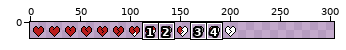
Two states of a sprite sheet, sprites/heart.png. The first picture is a wide view before the edit; the outline marks the close-up.
Close-up. The starting point:
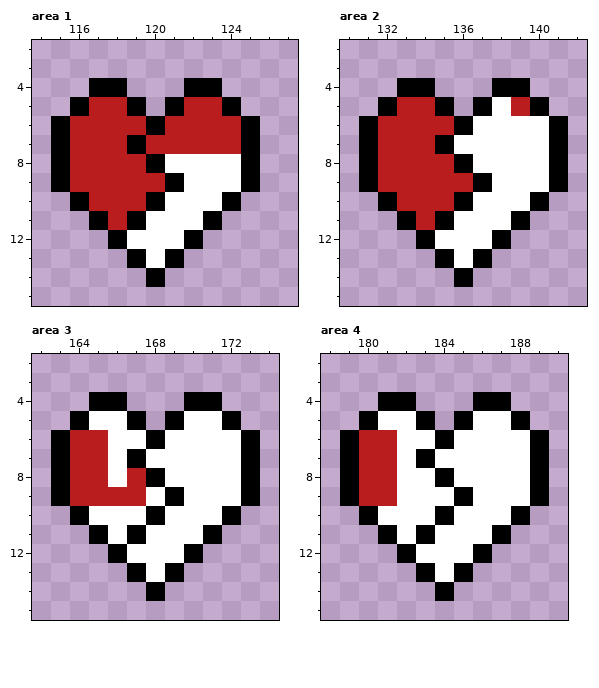
The file is 208x16 pixels. Shown: area 1: x 114..127, y 2..15; area 2: x 130..142, y 2..15; area 3: x 162..174, y 2..15; area 4: x 178..190, y 2..15. The old version is drawn lined up with the new one, on the new canvas. The commit also changed other parts of the picture, which this record leaves out.
The same view after the edit:
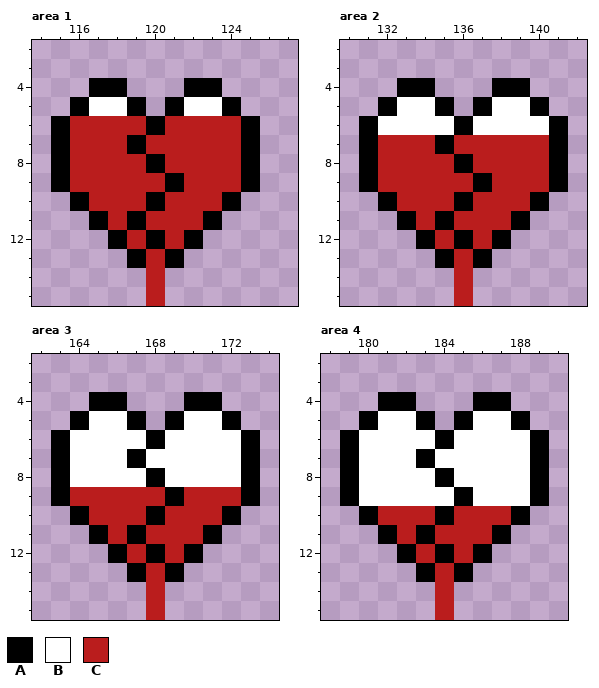
Palette (. is transparent): A #000000  B #ffffff  C #ba1d1d
What changed:
canvas 208x16 -> 304x16
--- area 1
@@ x 114..127 @@
  4 ...AA...AA....
- 5 ..ACCA.ACCA...
+ 5 ..ABBA.ABBA...
  6 .ACCCCACCCCA..
  7 .ACCCACCCCCA..
- 8 .ACCCCABBBBA..
- 9 .ACCCCCABBBA..
-10 ..ACCCABBBA...
-11 ...ACABBBA....
-12 ....ABBBA.....
-13 .....ABA......
-14 ......A.......
-15 ..............
+ 8 .ACCCCACCCCA..
+ 9 .ACCCCCACCCA..
+10 ..ACCCACCCA...
+11 ...ACACCCA....
+12 ....ACACA.....
+13 .....ACA......
+14 ......C.......
+15 ......C.......
--- area 2
@@ x 130..142 @@
  4 ...AA...AA...
- 5 ..ACCA.ABCA..
- 6 .ACCCCABBBBA.
- 7 .ACCCABBBBBA.
- 8 .ACCCCABBBBA.
- 9 .ACCCCCABBBA.
-10 ..ACCCABBBA..
-11 ...ACABBBA...
-12 ....ABBBA....
-13 .....ABA.....
-14 ......A......
-15 .............
+ 5 ..ABBA.ABBA..
+ 6 .ABBBBABBBBA.
+ 7 .ACCCACCCCCA.
+ 8 .ACCCCACCCCA.
+ 9 .ACCCCCACCCA.
+10 ..ACCCACCCA..
+11 ...ACACCCA...
+12 ....ACACA....
+13 .....ACA.....
+14 ......C......
+15 ......C......
--- area 3
@@ x 162..174 @@
  5 ..ABBA.ABBA..
- 6 .ACCBBABBBBA.
- 7 .ACCBABBBBBA.
- 8 .ACCBCABBBBA.
- 9 .ACCCCBABBBA.
-10 ..ABBBABBBA..
-11 ...ABABBBA...
-12 ....ABBBA....
-13 .....ABA.....
-14 ......A......
-15 .............
+ 6 .ABBBBABBBBA.
+ 7 .ABBBABBBBBA.
+ 8 .ABBBBABBBBA.
+ 9 .ACCCCCACCCA.
+10 ..ACCCACCCA..
+11 ...ACACCCA...
+12 ....ACACA....
+13 .....ACA.....
+14 ......C......
+15 ......C......
--- area 4
@@ x 178..190 @@
  5 ..ABBA.ABBA..
- 6 .ACCBBABBBBA.
- 7 .ACCBABBBBBA.
- 8 .ACCBBABBBBA.
- 9 .ACCBBBABBBA.
-10 ..ABBBABBBA..
-11 ...ABABBBA...
-12 ....ABBBA....
-13 .....ABA.....
-14 ......A......
-15 .............
+ 6 .ABBBBABBBBA.
+ 7 .ABBBABBBBBA.
+ 8 .ABBBBABBBBA.
+ 9 .ABBBBBABBBA.
+10 ..ACCCACCCA..
+11 ...ACACCCA...
+12 ....ACACA....
+13 .....ACA.....
+14 ......C......
+15 ......C......
Where, in picture pixels (left, top, right, bottom), the same in both close-ups:
changed: (89, 97, 241, 306)
changed: (378, 97, 549, 306)
changed: (70, 430, 241, 620)
changed: (359, 430, 511, 620)
